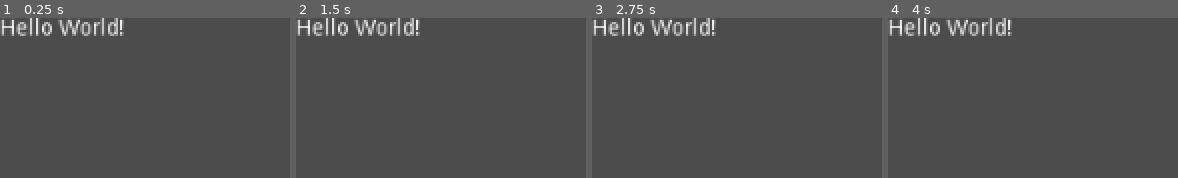
Above: before the commit, frames 1-4 (left to right).
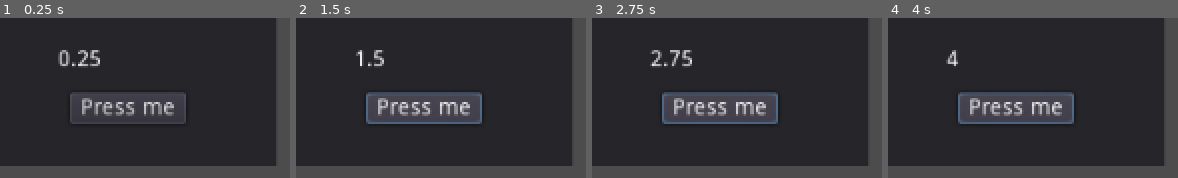
Above: after the commit, the same moments.

Repository: wizered67/GodotTest
Game: Godot game, scene res://Hello.tscn
Two runs of this game, one before a commit and one after it. Both use one fixed random seed, a clock stepped at 60 frames per second and the inputs below. Before the commit the project has no main scene; this scene is started directly in both runs. The engine's default icon, where the game draws it, is replaced by a stand-in: a white triangle on a blue panel in a dark square.
Inputs (mouse positions are in pixels of both pictures, inside the frame that each line leads up to):
- Up to frame 1 (0.25 s): no input
- Up to frame 2 (1.5 s): click (423, 109) at 0.5 s, where only the run after the commit has a clickable "Press me"; click (423, 109) at 1.25 s, where only the run after the commit has a clickable "Press me"
- Up to frame 3 (2.75 s): click (719, 109) at 2 s, where only the run after the commit has a clickable "Press me"
- Up to frame 4 (4 s): tap Enter at 2.75 s; tap Space at 3.5 s

The runs differ from the first frame. In frame 1, 81% of the frame differs, in the area x 0-96%, y 0-93%; in frame 2, 82%; in frame 3, 82%; in frame 4, 82%.

Commit message:
Follow the scripting guide

Diff:
--- /dev/null
+++ b/Accum.gd
@@ -0,0 +1,9 @@
+extends Label
+
+class_name TimeSayer, "res://icon.png"
+
+var accum = 0
+
+func _process(delta):
+	accum += delta
+	text = str(accum)
--- a/Hello.tscn
+++ b/Hello.tscn
@@ -1,6 +1,33 @@
-[gd_scene format=2]
+[gd_scene load_steps=3 format=2]
 
-[node name="Label" type="Label"]
-margin_right = 40.0
-margin_bottom = 14.0
-text = "Hello World!"
+[ext_resource path="res://sayhello.gd" type="Script" id=1]
+[ext_resource path="res://Accum.gd" type="Script" id=2]
+
+[node name="Panel" type="Panel"]
+margin_right = 177.0
+margin_bottom = 95.0
+script = ExtResource( 1 )
+__meta__ = {
+"_edit_use_anchors_": false
+}
+
+[node name="Button" type="Button" parent="."]
+margin_left = 45.25
+margin_top = 48.0
+margin_right = 119.25
+margin_bottom = 68.0
+text = "Press me"
+__meta__ = {
+"_edit_use_anchors_": false
+}
+
+[node name="Label" type="Label" parent="."]
+margin_left = 36.5
+margin_top = 20.0
+margin_right = 123.5
+margin_bottom = 34.0
+text = "This is a label"
+script = ExtResource( 2 )
+__meta__ = {
+"_edit_use_anchors_": false
+}
--- /dev/null
+++ b/TimerExample.gd
@@ -0,0 +1,19 @@
+extends Node2D
+
+
+# Declare member variables here. Examples:
+# var a = 2
+# var b = "text"
+
+# Called when the node enters the scene tree for the first time.
+func _ready():
+	$Timer.connect("timeout", self, "_on_Timer_timeout")
+
+
+# Called every frame. 'delta' is the elapsed time since the previous frame.
+#func _process(delta):
+#	pass
+
+
+func _on_Timer_timeout():
+	$Sprite.visible = !$Sprite.visible
--- /dev/null
+++ b/TimerExample.tscn
@@ -0,0 +1,15 @@
+[gd_scene load_steps=3 format=2]
+
+[ext_resource path="res://TimerExample.gd" type="Script" id=1]
+[ext_resource path="res://icon.png" type="Texture" id=2]
+
+[node name="TimerExample" type="Node2D"]
+script = ExtResource( 1 )
+
+[node name="Timer" type="Timer" parent="."]
+autostart = true
+
+[node name="Sprite" type="Sprite" parent="."]
+position = Vector2( 479, 190 )
+scale = Vector2( 3.28125, 3.28125 )
+texture = ExtResource( 2 )
--- a/project.godot
+++ b/project.godot
@@ -8,14 +8,20 @@
 
 config_version=4
 
-_global_script_classes=[  ]
+_global_script_classes=[ {
+"base": "Label",
+"class": "TimeSayer",
+"language": "GDScript",
+"path": "res://Accum.gd"
+} ]
 _global_script_class_icons={
-
+"TimeSayer": "res://icon.png"
 }
 
 [application]
 
 config/name="First Game"
+run/main_scene="res://Hello.tscn"
 config/icon="res://icon.png"
 
 [rendering]
--- /dev/null
+++ b/sayhello.gd
@@ -0,0 +1,7 @@
+extends Panel
+
+func _ready():
+	get_node("Button").connect("pressed", self, "_on_Button_pressed")
+
+func _on_Button_pressed():
+	get_node("Label").text = "Hello!"
